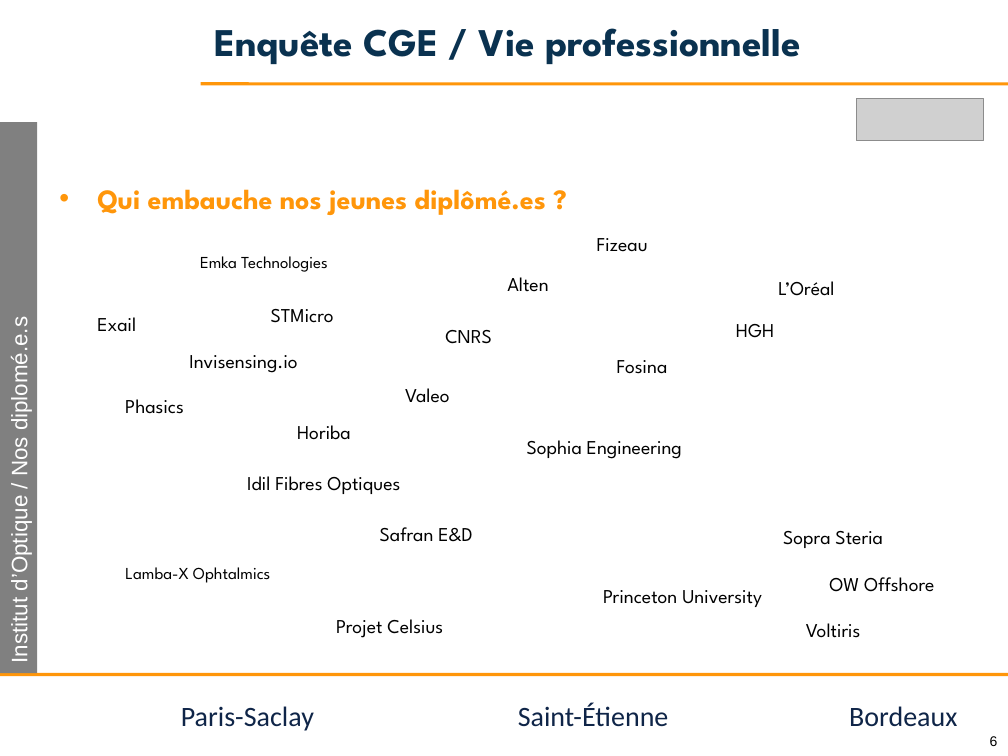
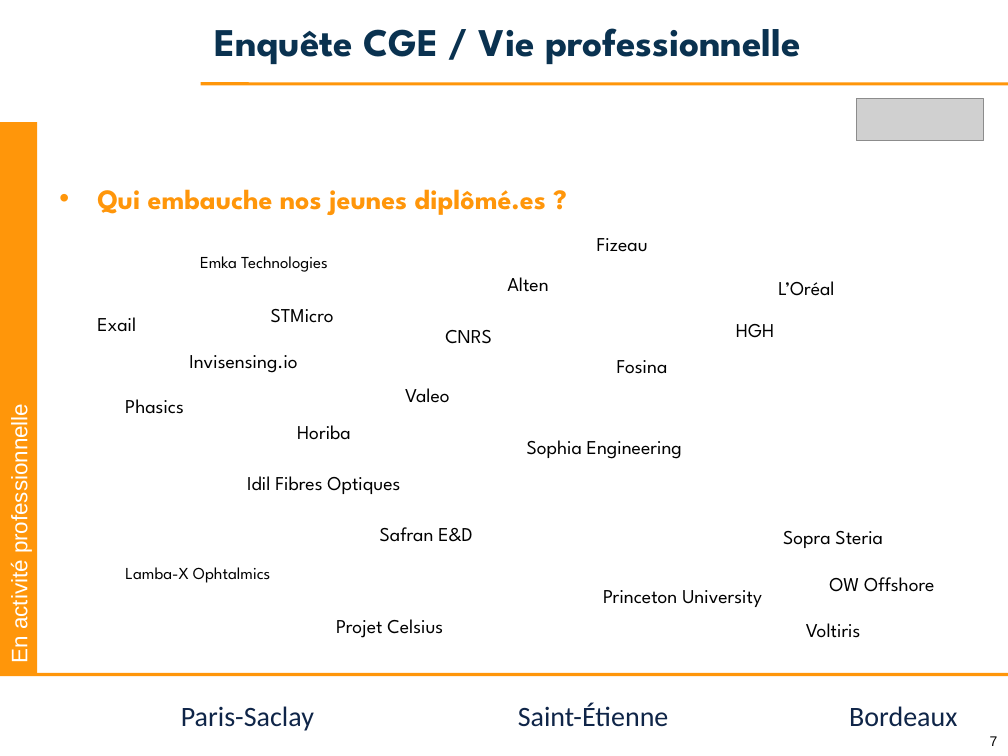
Before and after one commit to jvillemejane/jvillemejane, a slide deck: slide 7 of Presentations/2024_COPERF_CGE.pptx (slide 6 before the commit). Drawn at 1008x756 pixels with LibreOffice and Linux fonts; fonts in the diff are those of the drawing; grey boxes stand for pictures; background and template pictures are left out. Boxes give left, top, right and bottom in pixels: in the first picture for what was removed or moved away, otherwise in the second. Text is boxed around its words. In the diff, an @@ line names an element or a change of style, - is before the commit and + after.

Commit message:
Update CGE presentation

```diff
--- a/Presentations/2024_COPERF_CGE.pptx
+++ b/Presentations/2024_COPERF_CGE.pptx
@@ rectangle "En activité professionnelle" at <box>0,122,37,673</box>: fill #808080 to #FF960A @@
@@ text in rectangle at <box>7,419,32,661</box>: text changed @@
-Institut d’Optique / Nos diplomé.e.s
+En activité professionnelle
@@ page number at <box>990,736,998,746</box>: text changed @@
-6
+7
```
Also in this commit, not shown: 1 other slide changed, 1 other file.
